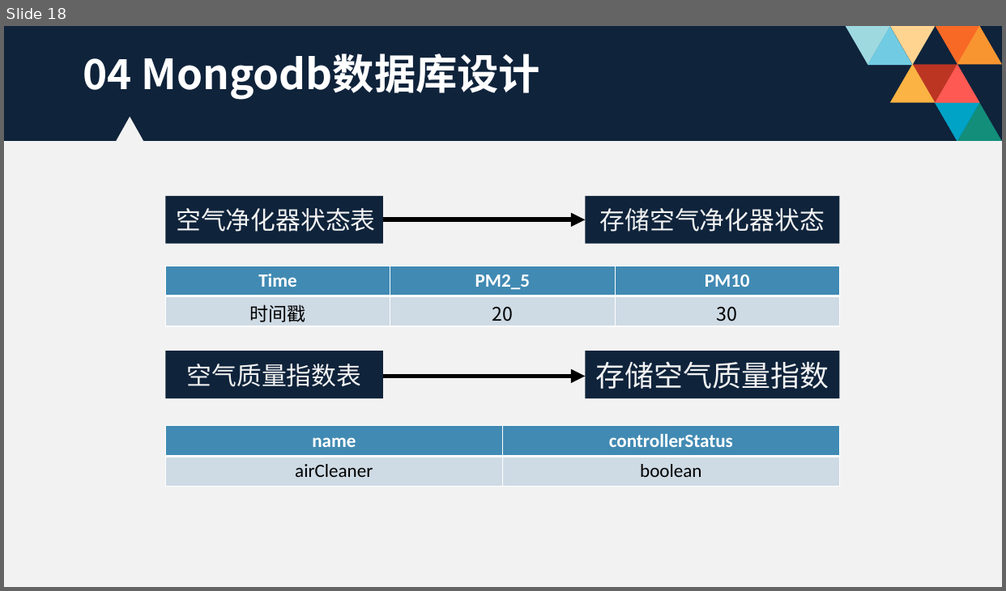
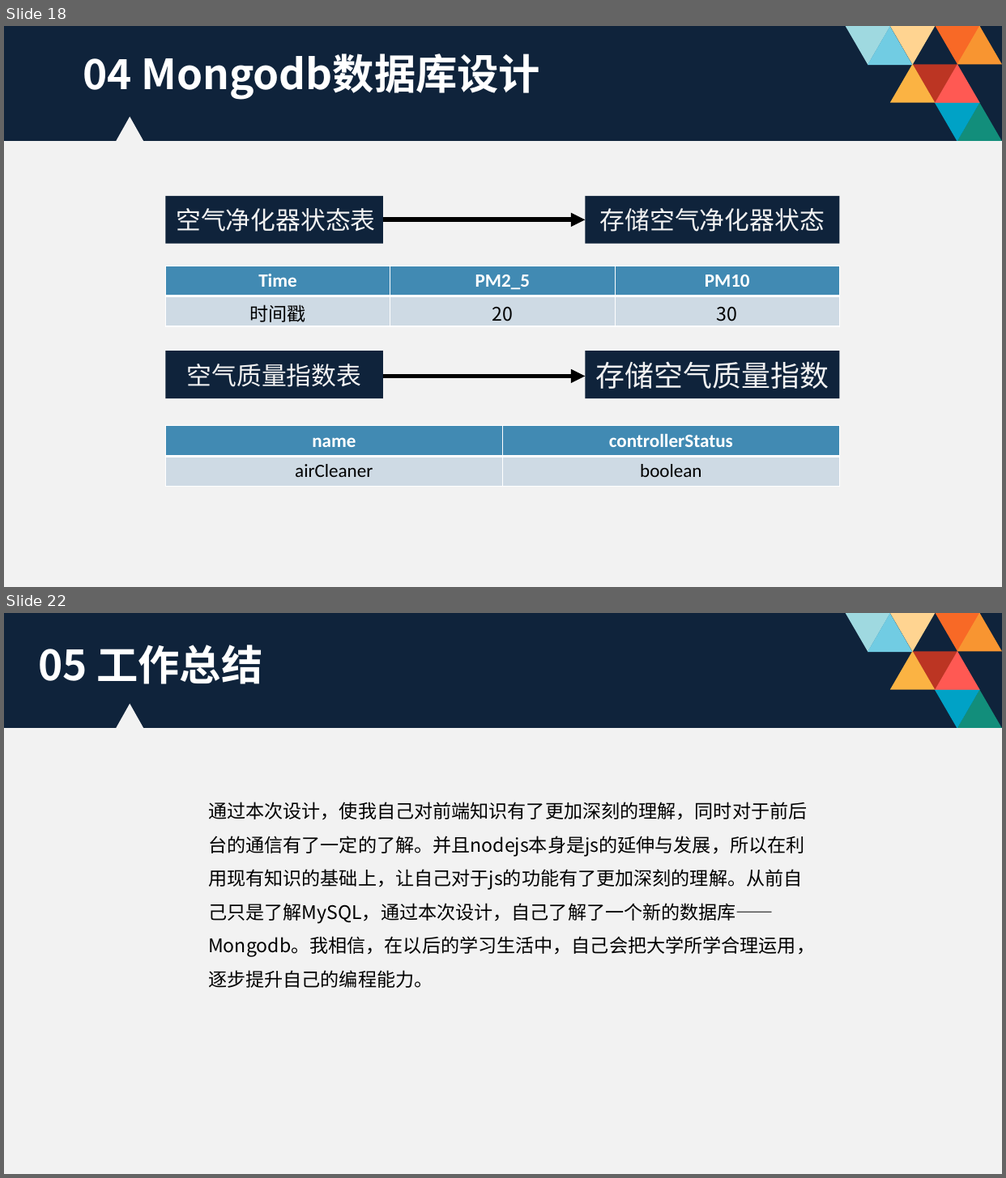
Before and after one commit to reduceme/paper, a slide deck: 毕业答辩PPT.pptx. Shown one above the other, each under a label of ours: slide 18 before the commit, slides 18 and 22 after it; the slides between them are not shown. The pictures are 1006x591 and 1006x1178 pixels, drawn with LibreOffice and Linux fonts; fonts in the diff are those of the drawing; background and template pictures are left out. Boxes give left, top, right and bottom in pixels: in the first picture for what was removed or moved away, otherwise in the second. Text is boxed around its words. In the diff, an @@ line names an element or a change of style, - is before the commit and + after.

```diff
--- a/毕业答辩PPT.pptx
+++ b/毕业答辩PPT.pptx
@@ slide 22 added at (x1=4, y1=613, x2=1002, y2=1174), background #FFFFFF; not listed: 12 template elements that a slide beside it also shows @@
@@ text added at (x1=38, y1=645, x2=262, y2=684), 40 pt, text #FFFFFF, bold @@
+05 工作总结
@@ text added at (x1=208, y1=802, x2=815, y2=988), 18 pt, text #000000 @@
+通过本次设计，使我自己对前端知识有了更加深刻的理解，同时对于前后台的通信有了一定的了解。并且nodejs本身是js的延伸与发展，所以在利用现有知识的基础上，让自己对于js的功能有了更加深刻的理解。从前自己只是了解MySQL，通过本次设计，自己了解了一个新的数据库——Mongodb。我相信，在以后的学习生活中，自己会把大学所学合理运用，逐步提升自己的编程能力。
```
Also in this commit, not shown: 7 slides changed, 2 other slides added, 1 slide removed, 2 other files.
